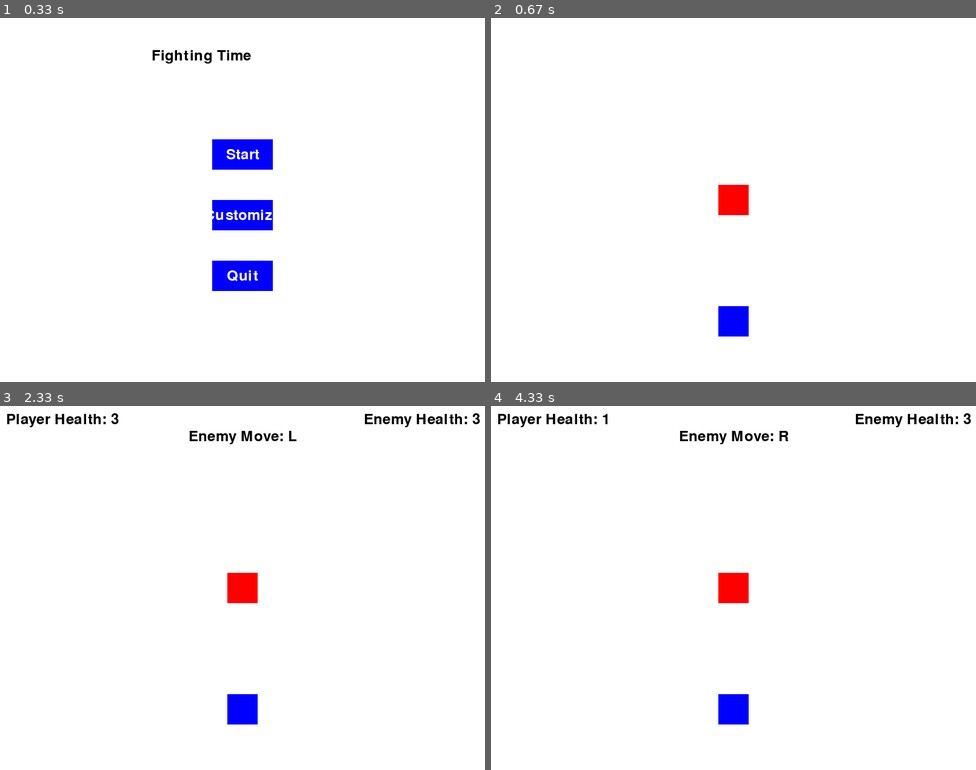
Above: before the commit, frames 1-4 (two rows, left to right).
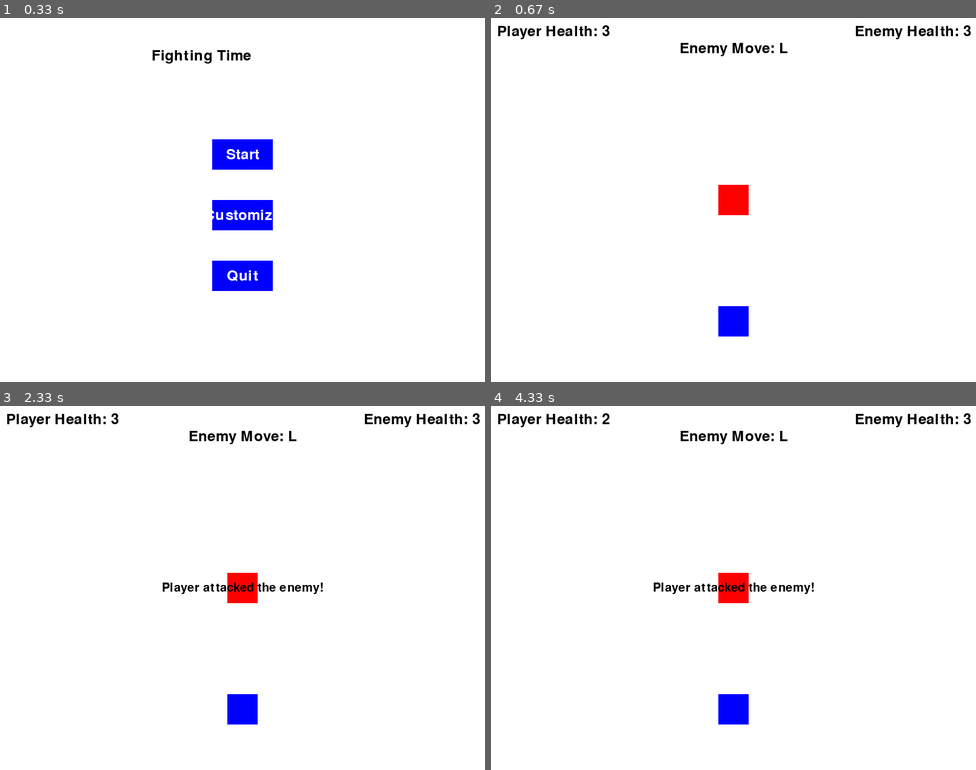
Above: after the commit, the same moments.

Repository: PKim59/ACIT2515_PygameProject
Game: pygame game, started from main.py
Same seed, same stepped clock (60 frames per second), same inputs: the game is played once before the commit and once after it.
Inputs:
- Up to frame 1 (0.33 s): no input
- Up to frame 2 (0.67 s): click "Start" at 0.38 s
- Up to frame 3 (2.33 s): tap Enter at 0.67 s; hold D 1-1.47 s; hold W 1.5-1.97 s
- Up to frame 4 (4.33 s): hold A 2.5-3.03 s; hold S 3.07-3.53 s

Frame 1 is identical in both runs. In frame 2, 0.9% of the frame differs, in the area x 1-99%, y 2-11%; in frame 3, 0.4%; in frame 4, 0.7%.

Commit message:
got the timer working, need to add a countdown or indicator

Diff:
--- a/screens/game_screen.py
+++ b/screens/game_screen.py
@@ -14,10 +14,11 @@
 
 # Initialize Pygame
 pygame.init()
+pygame.time.set_timer(pygame.USEREVENT, 2000)  # 2000 milliseconds = 2 seconds
 
 def display_message(screen, message, font_size, duration):
     font = pygame.font.Font(None, font_size)
-    text = font.render(message, True, (255, 0, 0))
+    text = font.render(message, True, (0, 0, 0))
     rect = text.get_rect(center=(400, 300))
     screen.blit(text, rect)
     pygame.display.flip()
@@ -49,24 +50,17 @@
     enemy.load_pattern(patterns)
     print(f"Loading patterns for {enemy.name}")
     print(f"Loaded patterns: {enemy.pattern}")
-    # Global variables and constants
-    turn_duration = 3000  # 3 seconds in milliseconds
+
     enemy_pattern_index = 0
 
-    # Create font for textboxes
     font = pygame.font.Font(None, 36)
+    successful_parry = False
 
     # Draw the player and enemies at the beginning
     screen.fill(WHITE)
     screen.blit(player.image, player.rect)
     screen.blit(enemy.image, enemy.rect)
     pygame.display.flip()
-
-    # Wait for a short moment (e.g., 1 second) to display the initial setup
-    pygame.time.delay(1000)
-
-    parry_start_time = 0
-    successful_parry = False
 
     while player.hp > 0:
         screen.fill(WHITE)
@@ -92,53 +86,56 @@
 
         pygame.display.flip()
 
+        # while pygame.time.get_ticks() - start_time < 1000:
+        #     for event in pygame.event.get():
+        #         if event.type == pygame.QUIT:
+        #             pygame.quit()
+        #             sys.exit()
+
         for event in pygame.event.get():
             if event.type == pygame.QUIT:
                 running = False
+                pygame.quit()
+                sys.exit()
+            elif event.type == pygame.KEYDOWN:
+                if event.key == pygame.K_a:
+                    player_input = "a"
+                elif event.key == pygame.K_d:
+                    player_input = "d"
+                elif event.key == pygame.K_w:
+                    player_input = "w"
+                elif event.key == pygame.K_s:
+                    player_input = "s"
+            elif event.type == pygame.USEREVENT:
+                enemy_move = enemy.get_next_move(enemy_pattern_index)
+                if (
+                    (player_input == "a" and enemy_move == "L")
+                    or (player_input == "d" and enemy_move == "R")
+                    or (player_input == "s" and enemy_move == "Both")
+                ):
+                    successful_parry = True
+                    if successful_parry:
+                        display_message(screen, "Player successfully parried!", 30, 1000)
+                        successful_parry = False
+                elif (player_input == "w" and enemy_move == "Rest"):
+                    display_message(screen, "Player attacked the enemy!", 30, 1000)
+                    enemy.hp -= 1
+                else:
+                    display_message(screen, "Player attacked the enemy!", 30, 1000)
+                    player.hp -= 1
 
-        # Check if it's the player's turn
+                enemy_pattern_index = (enemy_pattern_index + 1) % len(enemy.pattern)
+
+
+
         player_input = None
         start_time = pygame.time.get_ticks()
 
         # Player has 3 seconds to input a key
-        while pygame.time.get_ticks() - start_time < 1000:
-            for event in pygame.event.get():
-                if event.type == pygame.QUIT:
-                    pygame.quit()
-                    sys.exit()
-                elif event.type == pygame.KEYDOWN:
-                    if event.key == pygame.K_a:
-                        player_input = "a"
-                    elif event.key == pygame.K_d:
-                        player_input = "d"
-                    elif event.key == pygame.K_w:
-                        player_input = "w"
-                    elif event.key == pygame.K_s:
-                        player_input = "s"
+
 
         # Check if the player's input matches the enemy's pattern
-        if player_input is not None:
-            enemy_move = enemy.get_next_move(enemy_pattern_index)
-            if (
-                (player_input == "a" and enemy_move == "L")
-                or (player_input == "d" and enemy_move == "R")
-                or (player_input == "s" and enemy_move == "Both")
-            ):
-                successful_parry = True
-                parry_start_time = pygame.time.get_ticks()
-                print("Player successfully parried!")
-            elif (player_input == "w" and enemy_move == "Rest"):
-                print("Player successfully attacked!")
-                enemy.hp -= 1
-            else:
-                print("Player failed to parry. Player takes 1 point of damage.")
-                player.hp -= 1
 
-            enemy_pattern_index = (enemy_pattern_index + 1)
-
-        if successful_parry:
-            display_message(screen, "Player successfully parried!", 30, 1000)
-            successful_parry = False
 
         if enemy.hp == 0:
             display_message(screen, "Player wins!", 30, 1000)
